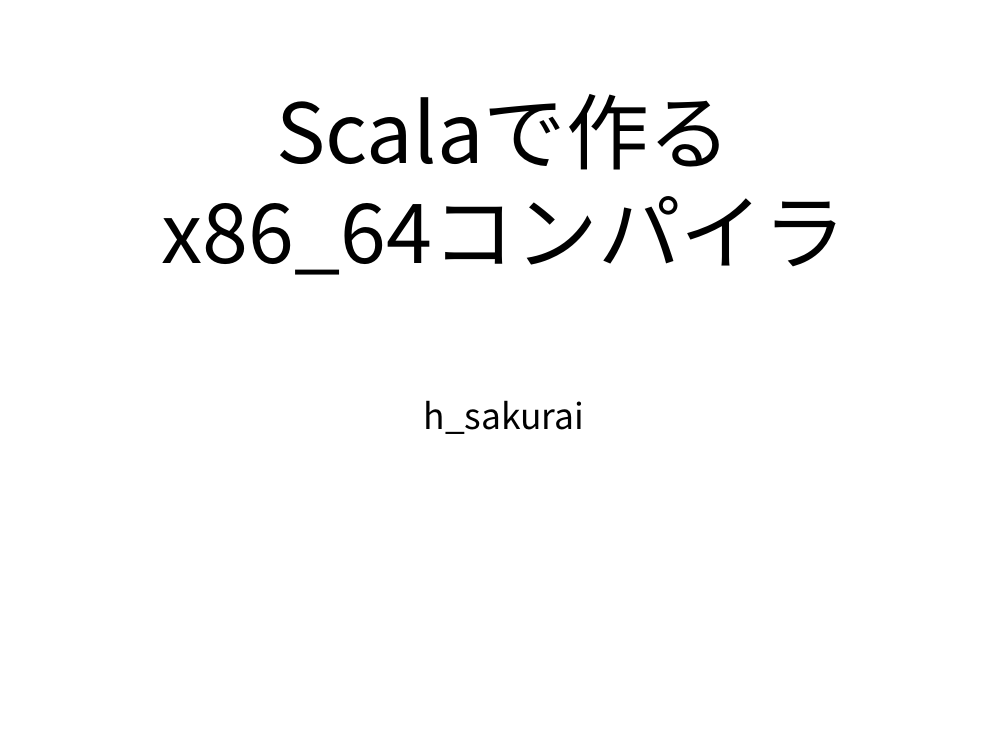
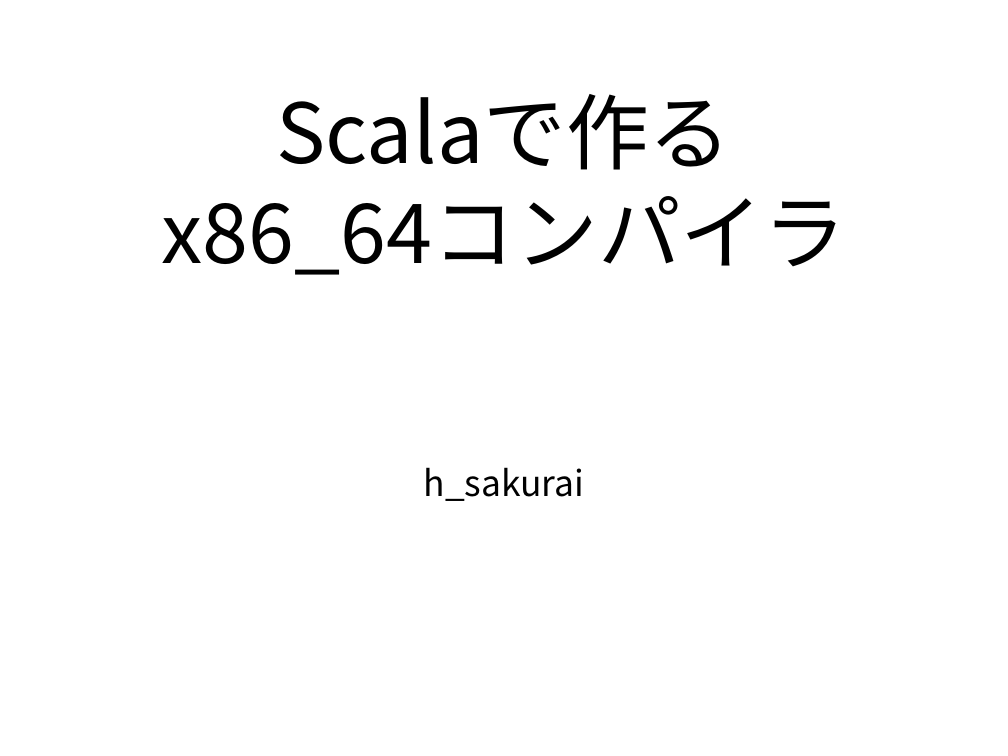
Before and after one commit to hsk/hsk.github.com, a slide deck: slide 1 of x86_64/x86_64.ppt. Drawn at 1008x756 pixels with LibreOffice and Linux fonts; fonts in the diff are those of the drawing. Boxes give left, top, right and bottom in pixels: in the first picture for what was removed or moved away, otherwise in the second. Text is boxed around its words. In the diff, an @@ line names an element or a change of style, - is before the commit and + after.

```diff
--- a/x86_64/x86_64.ppt
+++ b/x86_64/x86_64.ppt
@@ text "h_sakurai": place and size @@
-text "h_sakurai" at (424, 400, 585, 434)
+text "h_sakurai" at (424, 467, 585, 501)
```
Also in this commit, not shown: 1 slide added, 4 other files.
